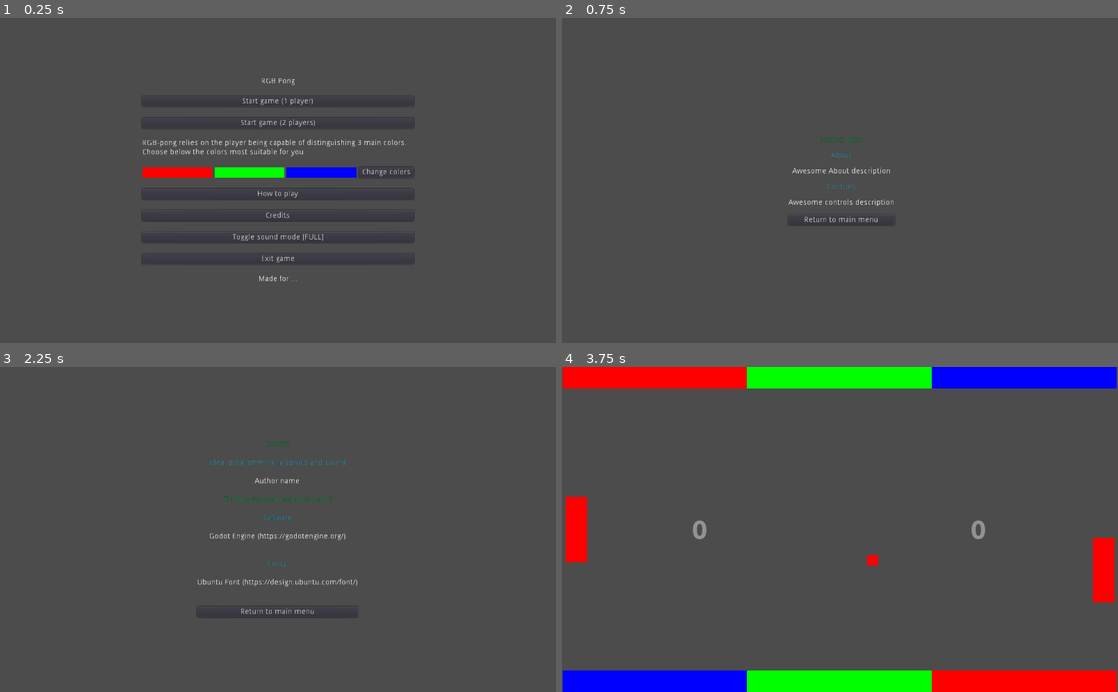
Above: before the commit, frames 1-4 (two rows, left to right).
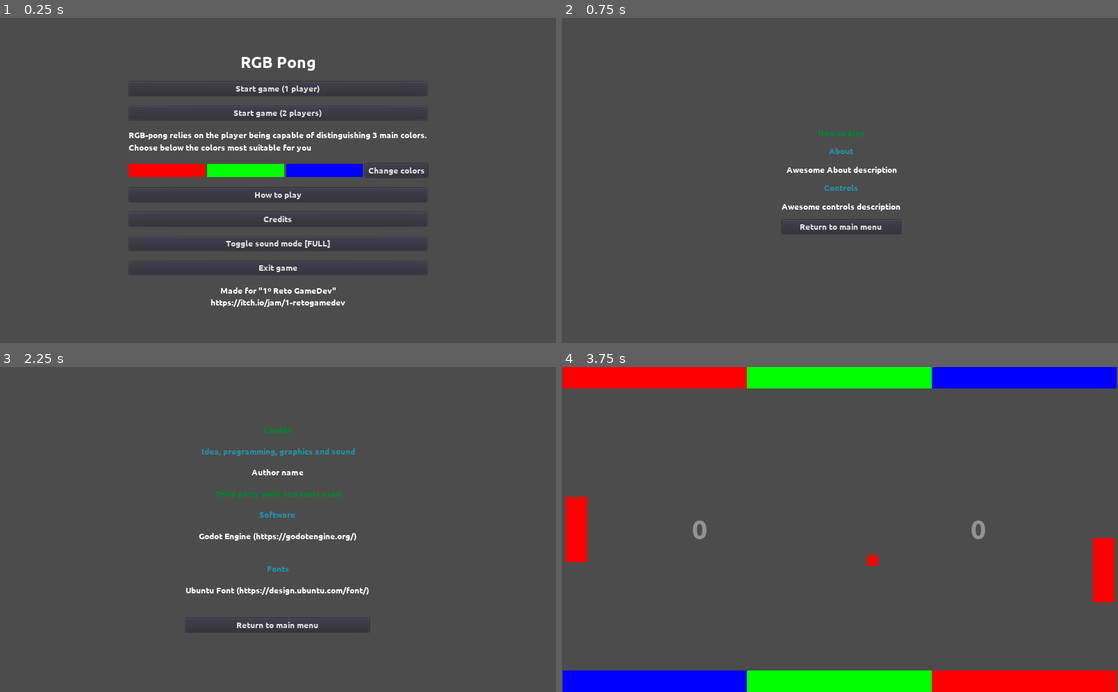
Above: after the commit, the same moments.

Repository: moisesjbc/1-retogamedev
Game: Godot game, scene res://menus/main_menu/main_menu.tscn
Two runs of this game, one before a commit and one after it. Both use one fixed random seed, a clock stepped at 60 frames per second and the inputs below.
Inputs:
- Up to frame 1 (0.25 s): no input
- Up to frame 2 (0.75 s): click "How to play" at 0.5 s
- Up to frame 3 (2.25 s): click "Return to main menu" at 1.25 s; click "Credits" at 2 s
- Up to frame 4 (3.75 s): click "Return to main menu" at 2.75 s; click "Start game (1 player)" at 3.5 s

The runs differ from the first frame. In frame 1, 4.2% of the frame differs, in the area x 23-77%, y 11-89%; in frame 2, 1.1%; in frame 3, 2.3%; in frame 4, nothing differs.

Commit message:
Added font Ubuntu for all texts in game

Diff:
--- a/godot-project/menus/credits_menu/credits_menu.tscn
+++ b/godot-project/menus/credits_menu/credits_menu.tscn
@@ -1,91 +1,105 @@
-[gd_scene load_steps=2 format=2]
+[gd_scene load_steps=4 format=2]
 
 [ext_resource path="res://menus/credits_menu/credits_menu.gd" type="Script" id=1]
+[ext_resource path="res://fonts/Ubuntu-B.ttf" type="DynamicFontData" id=2]
+
+[sub_resource type="DynamicFont" id=1]
+font_data = ExtResource( 2 )
 
 [node name="credits_menu" type="CanvasLayer"]
 pause_mode = 2
 script = ExtResource( 1 )
 
 [node name="CenterContainer" type="CenterContainer" parent="."]
+margin_top = -1.0
 margin_right = 1022.0
-margin_bottom = 599.0
+margin_bottom = 598.0
 __meta__ = {
 "_edit_use_anchors_": false
 }
 
 [node name="VBoxContainer" type="VBoxContainer" parent="CenterContainer"]
-margin_left = 363.0
-margin_top = 136.0
-margin_right = 659.0
-margin_bottom = 462.0
+margin_left = 331.0
+margin_top = 109.0
+margin_right = 691.0
+margin_bottom = 490.0
 custom_constants/separation = 20
 
 [node name="title" type="Label" parent="CenterContainer/VBoxContainer"]
-margin_right = 296.0
-margin_bottom = 14.0
+margin_right = 360.0
+margin_bottom = 19.0
+custom_fonts/font = SubResource( 1 )
 custom_colors/font_color = Color( 0, 0.519531, 0.202942, 1 )
 text = "Credits"
 align = 1
 
 [node name="own_work_title" type="Label" parent="CenterContainer/VBoxContainer"]
-margin_top = 34.0
-margin_right = 296.0
-margin_bottom = 48.0
+margin_top = 39.0
+margin_right = 360.0
+margin_bottom = 58.0
+custom_fonts/font = SubResource( 1 )
 custom_colors/font_color = Color( 0.160784, 0.556863, 0.647059, 1 )
 text = "Idea, programming, graphics and sound"
 align = 1
 
 [node name="name_title" type="Label" parent="CenterContainer/VBoxContainer"]
-margin_top = 68.0
-margin_right = 296.0
-margin_bottom = 82.0
+margin_top = 78.0
+margin_right = 360.0
+margin_bottom = 97.0
+custom_fonts/font = SubResource( 1 )
 text = "Author name"
 align = 1
 
 [node name="third_party_work_title" type="Label" parent="CenterContainer/VBoxContainer"]
-margin_top = 102.0
-margin_right = 296.0
-margin_bottom = 116.0
+margin_top = 117.0
+margin_right = 360.0
+margin_bottom = 136.0
+custom_fonts/font = SubResource( 1 )
 custom_colors/font_color = Color( 0, 0.519531, 0.202942, 1 )
 text = "Third party work and tools used"
 align = 1
 
 [node name="software_title" type="Label" parent="CenterContainer/VBoxContainer"]
-margin_top = 136.0
-margin_right = 296.0
-margin_bottom = 150.0
+margin_top = 156.0
+margin_right = 360.0
+margin_bottom = 175.0
+custom_fonts/font = SubResource( 1 )
 custom_colors/font_color = Color( 0.160784, 0.556863, 0.647059, 1 )
 text = "Software"
 align = 1
 
 [node name="software" type="Label" parent="CenterContainer/VBoxContainer"]
-margin_top = 170.0
-margin_right = 296.0
-margin_bottom = 201.0
+margin_top = 195.0
+margin_right = 360.0
+margin_bottom = 236.0
+custom_fonts/font = SubResource( 1 )
 text = "Godot Engine (https://godotengine.org/)
 "
 align = 1
 
 [node name="fonts_title" type="Label" parent="CenterContainer/VBoxContainer"]
-margin_top = 221.0
-margin_right = 296.0
-margin_bottom = 235.0
+margin_top = 256.0
+margin_right = 360.0
+margin_bottom = 275.0
+custom_fonts/font = SubResource( 1 )
 custom_colors/font_color = Color( 0.160784, 0.556863, 0.647059, 1 )
 text = "Fonts"
 align = 1
 
 [node name="fonts" type="Label" parent="CenterContainer/VBoxContainer"]
-margin_top = 255.0
-margin_right = 296.0
-margin_bottom = 286.0
+margin_top = 295.0
+margin_right = 360.0
+margin_bottom = 336.0
+custom_fonts/font = SubResource( 1 )
 text = "Ubuntu Font (https://design.ubuntu.com/font/)
 "
 align = 1
 
 [node name="return_to_main_menu_button" type="Button" parent="CenterContainer/VBoxContainer"]
-margin_top = 306.0
-margin_right = 296.0
-margin_bottom = 326.0
+margin_top = 356.0
+margin_right = 360.0
+margin_bottom = 381.0
 size_flags_vertical = 2
+custom_fonts/font = SubResource( 1 )
 text = "Return to main menu"
 [connection signal="pressed" from="CenterContainer/VBoxContainer/return_to_main_menu_button" to="." method="_on_return_to_main_menu_button_pressed"]
--- a/godot-project/menus/game_over_menu/game_over_menu.tscn
+++ b/godot-project/menus/game_over_menu/game_over_menu.tscn
@@ -1,6 +1,10 @@
-[gd_scene load_steps=2 format=2]
+[gd_scene load_steps=4 format=2]
 
 [ext_resource path="res://menus/game_over_menu/game_over_menu.gd" type="Script" id=1]
+[ext_resource path="res://fonts/Ubuntu-B.ttf" type="DynamicFontData" id=2]
+
+[sub_resource type="DynamicFont" id=1]
+font_data = ExtResource( 2 )
 
 [node name="game_over_menu" type="CenterContainer"]
 pause_mode = 2
@@ -26,30 +30,36 @@
 custom_constants/margin_top = 50
 custom_constants/margin_left = 50
 custom_constants/margin_bottom = 50
+__meta__ = {
+"_edit_use_anchors_": false
+}
 
 [node name="layout" type="VBoxContainer" parent="panel/margin"]
 margin_left = 50.0
 margin_top = 50.0
 margin_right = 250.0
-margin_bottom = 151.0
+margin_bottom = 159.0
 custom_constants/separation = 20
 
 [node name="title" type="Label" parent="panel/margin/layout"]
 margin_right = 200.0
-margin_bottom = 14.0
+margin_bottom = 19.0
+custom_fonts/font = SubResource( 1 )
 text = "GAME OVER"
 align = 1
 
 [node name="restart_button" type="Button" parent="panel/margin/layout"]
-margin_top = 34.0
+margin_top = 39.0
 margin_right = 200.0
-margin_bottom = 54.0
+margin_bottom = 64.0
+custom_fonts/font = SubResource( 1 )
 text = "Restart game"
 
 [node name="return_button" type="Button" parent="panel/margin/layout"]
-margin_top = 74.0
+margin_top = 84.0
 margin_right = 200.0
-margin_bottom = 94.0
+margin_bottom = 109.0
+custom_fonts/font = SubResource( 1 )
 text = "Return to main menu"
 [connection signal="pressed" from="panel/margin/layout/restart_button" to="." method="_on_restart_button_pressed"]
 [connection signal="pressed" from="panel/margin/layout/return_button" to="." method="_on_return_button_pressed"]
--- a/godot-project/menus/how_to_play_menu/how_to_play_menu.tscn
+++ b/godot-project/menus/how_to_play_menu/how_to_play_menu.tscn
@@ -1,6 +1,10 @@
-[gd_scene load_steps=2 format=2]
+[gd_scene load_steps=4 format=2]
 
 [ext_resource path="res://menus/credits_menu/credits_menu.gd" type="Script" id=1]
+[ext_resource path="res://fonts/Ubuntu-B.ttf" type="DynamicFontData" id=2]
+
+[sub_resource type="DynamicFont" id=1]
+font_data = ExtResource( 2 )
 
 [node name="how_to_play_menu" type="CanvasLayer"]
 pause_mode = 2
@@ -15,53 +19,59 @@
 }
 
 [node name="VBoxContainer" type="VBoxContainer" parent="CenterContainer"]
-margin_left = 416.0
-margin_top = 218.0
-margin_right = 611.0
-margin_bottom = 383.0
+margin_left = 396.0
+margin_top = 203.0
+margin_right = 631.0
+margin_bottom = 398.0
 custom_constants/separation = 15
 
 [node name="title" type="Label" parent="CenterContainer/VBoxContainer"]
-margin_right = 195.0
-margin_bottom = 14.0
+margin_right = 235.0
+margin_bottom = 19.0
+custom_fonts/font = SubResource( 1 )
 custom_colors/font_color = Color( 0, 0.519531, 0.202942, 1 )
 text = "How to play"
 align = 1
 
 [node name="about_title" type="Label" parent="CenterContainer/VBoxContainer"]
-margin_top = 29.0
-margin_right = 195.0
-margin_bottom = 43.0
+margin_top = 34.0
+margin_right = 235.0
+margin_bottom = 53.0
+custom_fonts/font = SubResource( 1 )
 custom_colors/font_color = Color( 0.164642, 0.557726, 0.648438, 1 )
 text = "About"
 align = 1
 
 [node name="about_text" type="Label" parent="CenterContainer/VBoxContainer"]
-margin_top = 58.0
-margin_right = 195.0
-margin_bottom = 72.0
+margin_top = 68.0
+margin_right = 235.0
+margin_bottom = 87.0
+custom_fonts/font = SubResource( 1 )
 text = "Awesome About description"
 align = 1
 
 [node name="controls_title" type="Label" parent="CenterContainer/VBoxContainer"]
-margin_top = 87.0
-margin_right = 195.0
-margin_bottom = 101.0
+margin_top = 102.0
+margin_right = 235.0
+margin_bottom = 121.0
+custom_fonts/font = SubResource( 1 )
 custom_colors/font_color = Color( 0.164642, 0.557726, 0.648438, 1 )
 text = "Controls"
 align = 1
 
 [node name="controls_text" type="Label" parent="CenterContainer/VBoxContainer"]
-margin_top = 116.0
-margin_right = 195.0
-margin_bottom = 130.0
+margin_top = 136.0
+margin_right = 235.0
+margin_bottom = 155.0
+custom_fonts/font = SubResource( 1 )
 text = "Awesome controls description"
 align = 1
 
 [node name="return_to_main_menu_button" type="Button" parent="CenterContainer/VBoxContainer"]
-margin_top = 145.0
-margin_right = 195.0
-margin_bottom = 165.0
+margin_top = 170.0
+margin_right = 235.0
+margin_bottom = 195.0
 size_flags_vertical = 2
+custom_fonts/font = SubResource( 1 )
 text = "Return to main menu"
 [connection signal="pressed" from="CenterContainer/VBoxContainer/return_to_main_menu_button" to="." method="_on_return_to_main_menu_button_pressed"]
--- a/godot-project/menus/main_menu/main_menu.tscn
+++ b/godot-project/menus/main_menu/main_menu.tscn
@@ -1,7 +1,15 @@
-[gd_scene load_steps=3 format=2]
+[gd_scene load_steps=6 format=2]
 
 [ext_resource path="res://menus/main_menu/main_menu.gd" type="Script" id=1]
 [ext_resource path="res://menus/main_menu/colors_selector.gd" type="Script" id=2]
+[ext_resource path="res://fonts/Ubuntu-B.ttf" type="DynamicFontData" id=3]
+
+[sub_resource type="DynamicFont" id=2]
+size = 30
+font_data = ExtResource( 3 )
+
+[sub_resource type="DynamicFont" id=1]
+font_data = ExtResource( 3 )
 
 [node name="main_menu" type="CanvasLayer"]
 pause_mode = 2
@@ -16,107 +24,118 @@
 }
 
 [node name="VBoxContainer" type="VBoxContainer" parent="CenterContainer"]
-margin_left = 262.0
-margin_top = 111.0
-margin_right = 762.0
-margin_bottom = 490.0
+margin_left = 220.0
+margin_top = 65.0
+margin_right = 804.0
+margin_bottom = 536.0
 custom_constants/separation = 20
 
 [node name="HBoxContainer" type="CenterContainer" parent="CenterContainer/VBoxContainer"]
-margin_right = 500.0
-margin_bottom = 14.0
+margin_right = 584.0
+margin_bottom = 34.0
 
 [node name="title" type="Label" parent="CenterContainer/VBoxContainer/HBoxContainer"]
-margin_left = 219.0
-margin_right = 281.0
-margin_bottom = 14.0
+margin_left = 221.0
+margin_right = 362.0
+margin_bottom = 34.0
+custom_fonts/font = SubResource( 2 )
 text = "RGB Pong"
 align = 1
 
 [node name="start_game_1_player_button" type="Button" parent="CenterContainer/VBoxContainer"]
-margin_top = 34.0
-margin_right = 500.0
-margin_bottom = 54.0
+margin_top = 54.0
+margin_right = 584.0
+margin_bottom = 79.0
 rect_min_size = Vector2( 500, 0 )
+custom_fonts/font = SubResource( 1 )
 text = "Start game (1 player)"
 
 [node name="start_game_2_players_button" type="Button" parent="CenterContainer/VBoxContainer"]
-margin_top = 74.0
-margin_right = 500.0
-margin_bottom = 94.0
+margin_top = 99.0
+margin_right = 584.0
+margin_bottom = 124.0
 rect_min_size = Vector2( 500, 0 )
+custom_fonts/font = SubResource( 1 )
 text = "Start game (2 players)"
 
 [node name="colors_selector_help" type="Label" parent="CenterContainer/VBoxContainer"]
-margin_top = 114.0
-margin_right = 500.0
-margin_bottom = 145.0
+margin_top = 144.0
+margin_right = 584.0
+margin_bottom = 185.0
+custom_fonts/font = SubResource( 1 )
 text = "RGB-pong relies on the player being capable of distinguishing 3 main colors.
 Choose below the colors most suitable for you"
 
 [node name="colors_selector" type="HBoxContainer" parent="CenterContainer/VBoxContainer"]
-margin_top = 165.0
-margin_right = 500.0
-margin_bottom = 185.0
+margin_top = 205.0
+margin_right = 584.0
+margin_bottom = 230.0
 size_flags_horizontal = 3
 size_flags_vertical = 3
 script = ExtResource( 2 )
 
 [node name="color_r" type="ColorRect" parent="CenterContainer/VBoxContainer/colors_selector"]
-margin_right = 129.0
-margin_bottom = 20.0
+margin_right = 150.0
+margin_bottom = 25.0
 size_flags_horizontal = 3
 size_flags_vertical = 3
 
 [node name="color_g" type="ColorRect" parent="CenterContainer/VBoxContainer/colors_selector"]
-margin_left = 133.0
-margin_right = 262.0
-margin_bottom = 20.0
+margin_left = 154.0
+margin_right = 304.0
+margin_bottom = 25.0
 size_flags_horizontal = 3
 size_flags_vertical = 3
 
 [node name="color_b" type="ColorRect" parent="CenterContainer/VBoxContainer/colors_selector"]
-margin_left = 266.0
-margin_right = 395.0
-margin_bottom = 20.0
+margin_left = 308.0
+margin_right = 458.0
+margin_bottom = 25.0
 size_flags_horizontal = 3
 size_flags_vertical = 3
 
 [node name="change_colors_button" type="Button" parent="CenterContainer/VBoxContainer/colors_selector"]
-margin_left = 399.0
-margin_right = 500.0
-margin_bottom = 20.0
+margin_left = 462.0
+margin_right = 582.0
+margin_bottom = 25.0
+custom_fonts/font = SubResource( 1 )
 text = "Change colors"
 
 [node name="how_to_play_button" type="Button" parent="CenterContainer/VBoxContainer"]
-margin_top = 205.0
-margin_right = 500.0
-margin_bottom = 225.0
+margin_top = 250.0
+margin_right = 584.0
+margin_bottom = 275.0
+custom_fonts/font = SubResource( 1 )
 text = "How to play"
 
 [node name="credits_button" type="Button" parent="CenterContainer/VBoxContainer"]
-margin_top = 245.0
-margin_right = 500.0
-margin_bottom = 265.0
+margin_top = 295.0
+margin_right = 584.0
+margin_bottom = 320.0
+custom_fonts/font = SubResource( 1 )
 text = "Credits"
 
 [node name="toggle_sound_button" type="Button" parent="CenterContainer/VBoxContainer"]
-margin_top = 285.0
-margin_right = 500.0
-margin_bottom = 305.0
+margin_top = 340.0
+margin_right = 584.0
+margin_bottom = 365.0
+custom_fonts/font = SubResource( 1 )
 text = "Sound mode"
 
 [node name="exit_game_button" type="Button" parent="CenterContainer/VBoxContainer"]
-margin_top = 325.0
-margin_right = 500.0
-margin_bottom = 345.0
+margin_top = 385.0
+margin_right = 584.0
+margin_bottom = 410.0
+custom_fonts/font = SubResource( 1 )
 text = "Exit game"
 
 [node name="ludum_dare_label" type="Label" parent="CenterContainer/VBoxContainer"]
-margin_top = 365.0
-margin_right = 500.0
-margin_bottom = 379.0
-text = "Made for ..."
+margin_top = 430.0
+margin_right = 584.0
+margin_bottom = 471.0
+custom_fonts/font = SubResource( 1 )
+text = "Made for \"1º Reto GameDev\"
+https://itch.io/jam/1-retogamedev"
 align = 1
 [connection signal="pressed" from="CenterContainer/VBoxContainer/start_game_1_player_button" to="." method="_on_start_game_1_player_button_pressed"]
 [connection signal="pressed" from="CenterContainer/VBoxContainer/start_game_2_players_button" to="." method="_on_start_game_2_players_button_pressed"]
--- a/godot-project/menus/pause_menu/pause_menu.tscn
+++ b/godot-project/menus/pause_menu/pause_menu.tscn
@@ -1,6 +1,10 @@
-[gd_scene load_steps=2 format=2]
+[gd_scene load_steps=4 format=2]
 
 [ext_resource path="res://menus/pause_menu/pause_menu.gd" type="Script" id=1]
+[ext_resource path="res://fonts/Ubuntu-B.ttf" type="DynamicFontData" id=2]
+
+[sub_resource type="DynamicFont" id=1]
+font_data = ExtResource( 2 )
 
 [node name="pause_menu" type="CenterContainer"]
 pause_mode = 2
@@ -31,25 +35,28 @@
 margin_left = 50.0
 margin_top = 50.0
 margin_right = 250.0
-margin_bottom = 151.0
+margin_bottom = 159.0
 custom_constants/separation = 20
 
 [node name="title" type="Label" parent="panel/margin/layout"]
 margin_right = 200.0
-margin_bottom = 14.0
+margin_bottom = 19.0
+custom_fonts/font = SubResource( 1 )
 text = "GAME PAUSED"
 align = 1
 
 [node name="resume_button" type="Button" parent="panel/margin/layout"]
-margin_top = 34.0
+margin_top = 39.0
 margin_right = 200.0
-margin_bottom = 54.0
+margin_bottom = 64.0
+custom_fonts/font = SubResource( 1 )
 text = "Resume game"
 
 [node name="return_button" type="Button" parent="panel/margin/layout"]
-margin_top = 74.0
+margin_top = 84.0
 margin_right = 200.0
-margin_bottom = 94.0
+margin_bottom = 109.0
+custom_fonts/font = SubResource( 1 )
 text = "Return to main menu"
 [connection signal="pressed" from="panel/margin/layout/resume_button" to="." method="_on_resume_button_pressed"]
 [connection signal="pressed" from="panel/margin/layout/return_button" to="." method="_on_return_button_pressed"]
--- a/godot-project/project.godot
+++ b/godot-project/project.godot
@@ -28,6 +28,10 @@
 
 window/stretch/mode="2d"
 window/stretch/aspect="keep"
+
+[gui]
+
+theme/custom_font="res://fonts/Ubuntu-B.ttf"
 
 [input]
 
